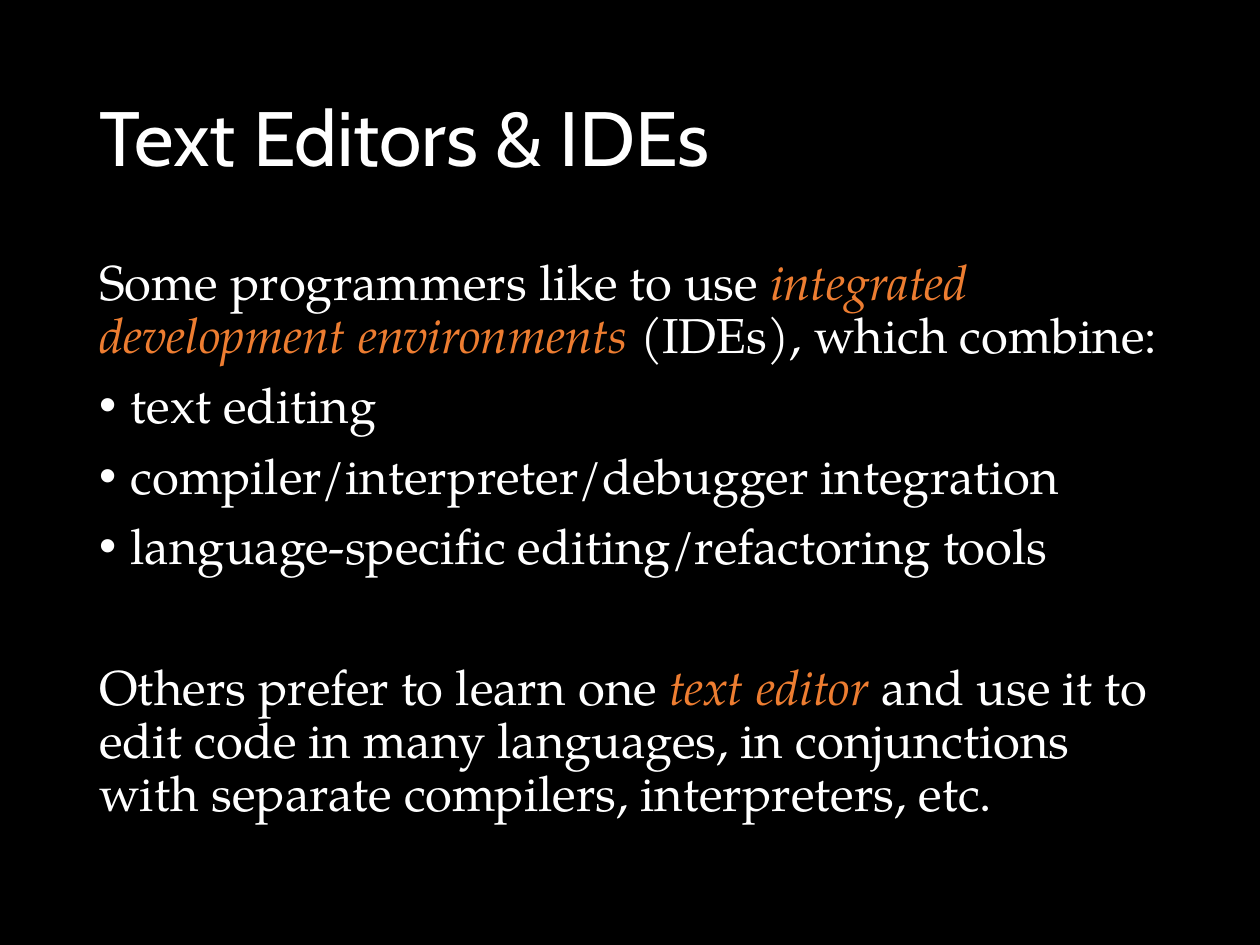
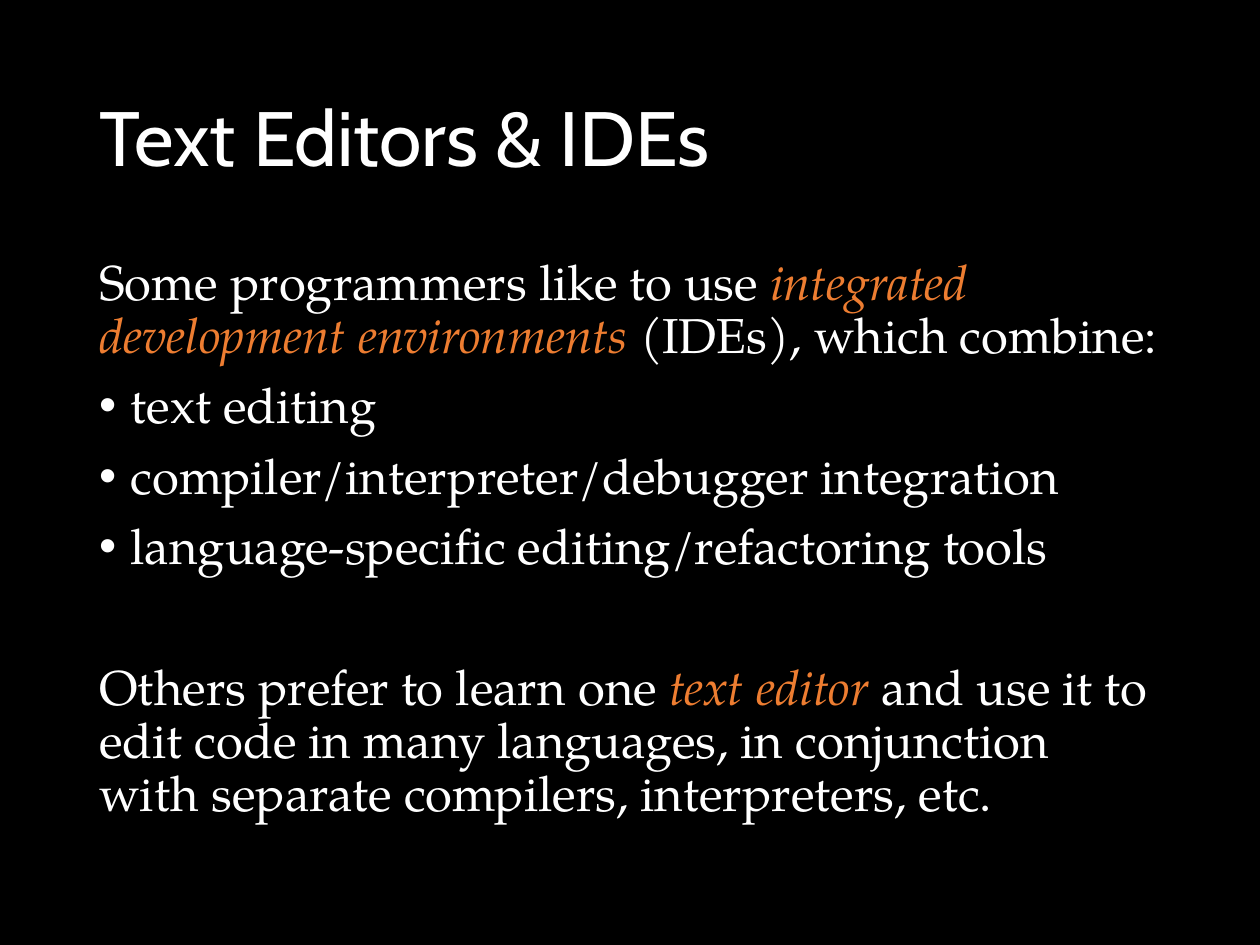
Before and after one commit to derrickturk/yp-excel-automation, a slide deck: slide 12 of day4/notes_day4.pptx. Drawn at 1260x945 pixels with LibreOffice and Linux fonts; fonts in the diff are those of the drawing. Boxes give left, top, right and bottom in pixels: in the first picture for what was removed or moved away, otherwise in the second. Text is boxed around its words. In the diff, an @@ line names an element or a change of style, - is before the commit and + after.

```diff
--- a/day4/notes_day4.pptx
+++ b/day4/notes_day4.pptx
@@ text at (99, 669, 1147, 825): text changed @@
-Others prefer to learn one text editor and use it to edit code in many languages, in conjunctions with separate compilers, interpreters, etc.
+Others prefer to learn one text editor and use it to edit code in many languages, in conjunction with separate compilers, interpreters, etc.
```
Also in this commit, not shown: 1 other slide changed.
